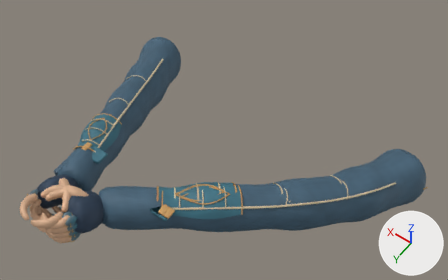
Two versions of the glTF model models/csgo/anime-hands.glb, one commit apart.
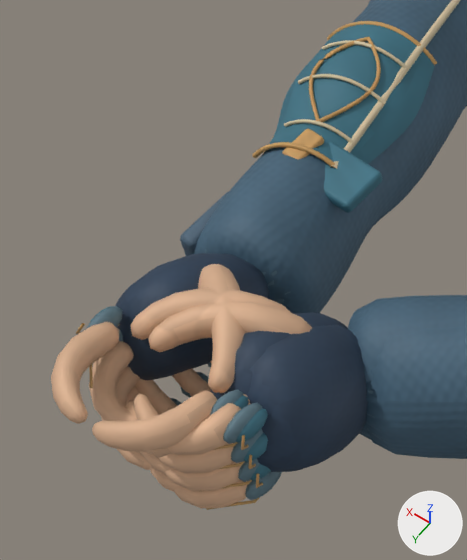
The first picture shows the older version from a 50 mm lens placed at (-0.638, 0.335, 1.039), pointed at (-0.14, -0.363, -0.057). The close-ups show the older and then the newer version on the part from 1% to 29% of the width and 38% to 92% of the height of that picture. Only the edits that show in the close-ups are written down. Arrows for +X, +Y and +Z are at lower right; the lights stay in place. Where no turn or scale is listed for an object, it has been applied to the vertices. Vertices at exactly the same position are counted once.

In view in the first close-up: 'leftCup_Moulded finger protection', 'leftCup_Painted exposed fingers', 'leftCup_Stone grey field ripstop', 'leftCup_Worn charcoal leather', 'leftVertical_Painted exposed fingers', 'leftVertical_Stone grey field ripstop', 'leftVertical_Worn charcoal leather', 'rightHand_Charcoal glove textile', 'rightHand_Cuff fastener', 'rightHand_Moulded finger protection', 'rightHand_Painted exposed fingers', 'rightHand_Stone grey field ripstop', 'rightHand_Tailored sleeve inlay', 'rightHand_Worn charcoal leather', 'rightHand_Wrist teal binding' and 9 more.
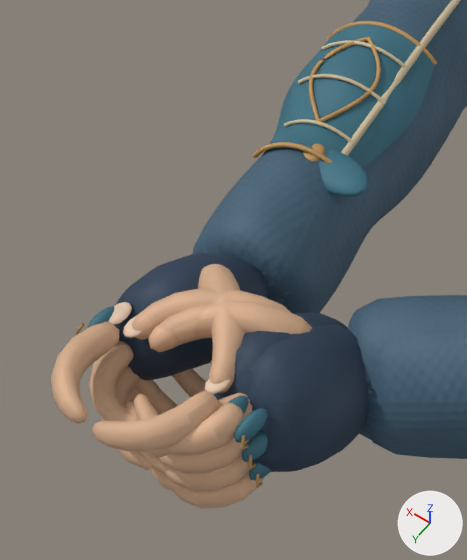
Where the newer file only moved an object's origin or applied its transform, the numbers keep the older frame.

Patch to the scene script:
```diff
--- a/models/csgo/anime-hands.glb.py
+++ b/models/csgo/anime-hands.glb.py
@@ me_segmented_knuckle_pad_004 @@
-me_segmented_knuckle_pad_004.from_pydata(...)  # 562 vertices, 1104 faces; spans x -0.124..-0.04, y -0.126..0.027, z -0.082..0.037
+me_segmented_knuckle_pad_004.from_pydata(...)  # 162 vertices, 320 faces; spans x -0.124..-0.04, y -0.126..-0.043, z -0.082..0.005
+# me_segmented_knuckle_pad_004 part 1: the loose piece of 100 vertices spanning x -0.061..-0.051, y 0.001..0.027, z 0.021..0.037 is deleted
+# me_segmented_knuckle_pad_004 part 2: the loose piece of 100 vertices spanning x -0.061..-0.051, y 0.001..0.027, z 0.002..0.018 is deleted
+# me_segmented_knuckle_pad_004 part 3: the loose piece of 100 vertices spanning x -0.061..-0.051, y 0.001..0.027, z -0.036..-0.02 is deleted
+# me_segmented_knuckle_pad_004 part 4: the loose piece of 100 vertices spanning x -0.061..-0.051, y 0.001..0.027, z -0.017..-0.001 is deleted
 me_segmented_knuckle_pad_004.materials.append(mat_moulded_finger_protection)
@@ me_fold_seam @@
-me_fold_seam.from_pydata(...)  # 168 vertices, 316 faces; spans x 0.046..0.212, y -0.466..-0.064, z -0.11..-0.013
+me_fold_seam.from_pydata(...)  # 72 vertices, 128 faces; spans x 0.046..0.212, y -0.466..-0.143, z -0.11..-0.019
+# me_fold_seam part 5: the loose piece of 96 vertices spanning x 0.07..0.082, y -0.106..-0.064, z -0.045..-0.013 is deleted
 me_fold_seam.materials.append(mat_charcoal_glove_textile)
@@ me_bracer_gold_piping_006 @@
-me_bracer_gold_piping_006.from_pydata(...)  # 558 vertices, 1028 faces; spans x 0.033..0.13, y -0.255..0.025, z -0.039..0.033
+me_bracer_gold_piping_006.from_pydata(...)  # 524 vertices, 960 faces; spans x 0.033..0.13, y -0.255..0.025, z -0.039..0.033
+# me_bracer_gold_piping_006 part 6: a new loose piece, a UV sphere (12 segments, 6 rings, poles along z) spanning x 0.0505..0.0625, y -0.1552..-0.1392, z -0.0111..-0.0051, in mat_cuff_fastener (picture img_painted_cuff_fastener)
+# me_bracer_gold_piping_006 part 7: the loose piece of 96 vertices spanning x 0.057..0.07, y -0.158..-0.136, z -0.01..-0.004 is deleted
 me_bracer_gold_piping_006.materials.append(mat_cuff_fastener)
@@ me_segmented_knuckle_pad @@
-me_segmented_knuckle_pad.from_pydata(...)  # 562 vertices, 1104 faces; spans x 0.0078..0.0814, y -0.1136..0.0267, z -0.0845..0.037
+me_segmented_knuckle_pad.from_pydata(...)  # 162 vertices, 320 faces; spans x 0.0078..0.0814, y -0.1136..-0.0558, z -0.0845..0.0033
+# me_segmented_knuckle_pad part 8: the loose piece of 100 vertices spanning x 0.038..0.048, y 0.0013..0.0267, z 0.021..0.037 is deleted
+# other edits to the shape of me_segmented_knuckle_pad do not show in these pictures
 me_segmented_knuckle_pad.materials.append(mat_moulded_finger_protection)
@@ me_cube_010 @@
-me_cube_010.from_pydata(...)  # 609 vertices, 1140 faces; spans x -0.024..0.087, y -0.106..0.17, z -0.023..0.049
+me_cube_010.from_pydata(...)  # 627 vertices, 1176 faces; spans x -0.024..0.087, y -0.106..0.17, z -0.023..0.049
+# me_cube_010 part 9: 1 vertex moved within x 0.012, y -0.007, z 0.006; 96 vertices removed from x -0.024..0.024, y -0.015..0.015, z -0.004..0.004; 114 vertices added at x -0.024..0.024, y -0.013..0.013, z -0.003..0.007
 me_cube_010.materials.append(mat_wrist_teal_binding)
@@ ob_righthand_soft_ivory_fingernails @@
+ob_righthand_soft_ivory_fingernails = bpy.data.objects.new('rightHand_Soft ivory fingernails', me_rounded_thumbnail_003)  # 86 vertices, 168 faces; spans x -0.0345..-0.0235, y -0.004..0.012, z 0.0272..0.0308; in mat_soft_ivory_fingernails (picture img_painted_soft_ivory_fingernails)
+ob_righthand_soft_ivory_fingernails.location = (0.0, 0.0, 0.0)
@@ ob_leftvertical_soft_ivory_fingernails @@
+ob_leftvertical_soft_ivory_fingernails = bpy.data.objects.new('leftVertical_Soft ivory fingernails', me_rounded_thumbnail_002)  # 86 vertices, 168 faces; spans x 0.0235..0.0345, y -0.004..0.012, z 0.0272..0.0308; in mat_soft_ivory_fingernails (picture img_painted_soft_ivory_fingernails)
+ob_leftvertical_soft_ivory_fingernails.location = (0.0, 0.0, 0.0)
@@ ob_leftcup_soft_ivory_fingernails @@
+ob_leftcup_soft_ivory_fingernails = bpy.data.objects.new('leftCup_Soft ivory fingernails', me_rounded_thumbnail)  # 86 vertices, 168 faces; spans x 0.0365..0.0475, y -0.004..0.012, z 0.0272..0.0308; in mat_soft_ivory_fingernails (picture img_painted_soft_ivory_fingernails)
+ob_leftcup_soft_ivory_fingernails.location = (0.0, 0.0, 0.0)
```

What differs and where, as boxes (x1, y1, x2, y2) in the close-ups (467 x 560 px; the box of a moved part takes in the faces that stretch with it):
'rightHand_Wrist teal binding', reshaped: before (90, 24, 435, 322); after (87, 24, 435, 328)
'leftCup_Moulded finger protection', reshaped (mostly hidden afterwards): before (223, 390, 373, 500); after (368, 390, 373, 417)
'rightHand_Charcoal glove textile', reshaped (not visible afterwards): before (180, 192, 229, 256)
'rightHand_Moulded finger protection', reshaped (mostly hidden): before (86, 249, 290, 363); after (205, 249, 290, 303)
'leftCup_Soft ivory fingernails', added: after (108, 302, 132, 325)
'rightHand_Soft ivory fingernails', added: after (204, 379, 231, 394)
'leftVertical_Soft ivory fingernails', added: after (123, 316, 142, 338)
part 1 of me_segmented_knuckle_pad_004, deleted (blue): before (223, 403, 262, 444)
part 2 of me_segmented_knuckle_pad_004, deleted: before (231, 428, 263, 463)
part 3 of me_segmented_knuckle_pad_004, deleted (blue): before (246, 472, 282, 500)
part 4 of me_segmented_knuckle_pad_004, deleted: before (238, 459, 260, 482)
part 6 of me_bracer_gold_piping_006, added: after (303, 143, 325, 161)
part 7 of me_bracer_gold_piping_006, deleted (orange): before (282, 129, 324, 160)
part 8 of me_segmented_knuckle_pad, deleted (cyan): before (86, 306, 123, 329)
part 9 of me_cube_010, moved or reshaped: before (315, 142, 383, 213); after (319, 143, 369, 197)
